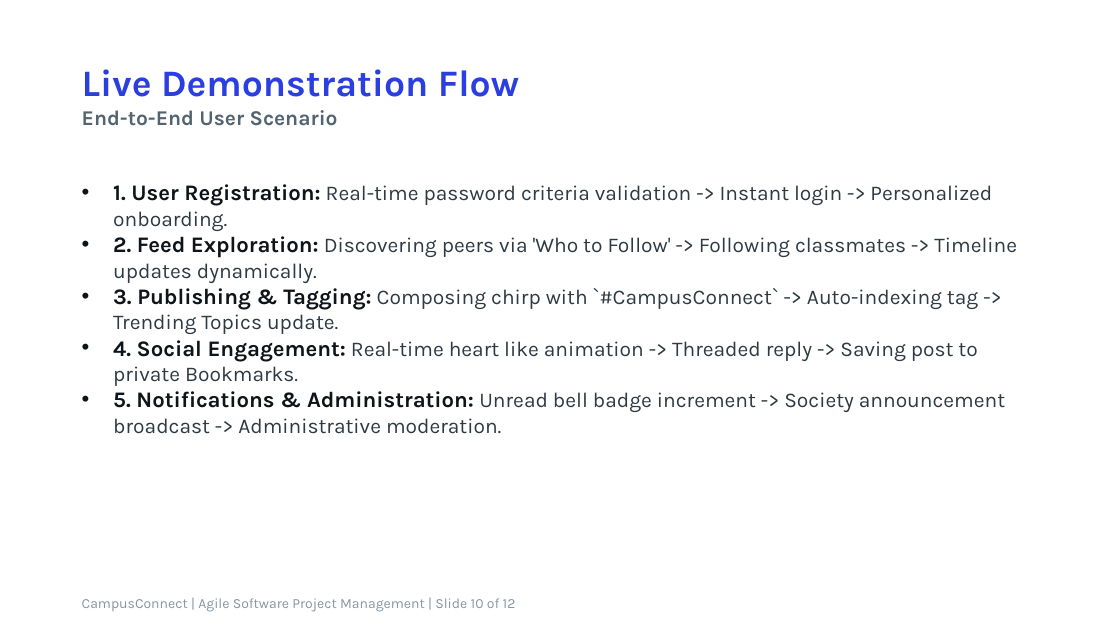
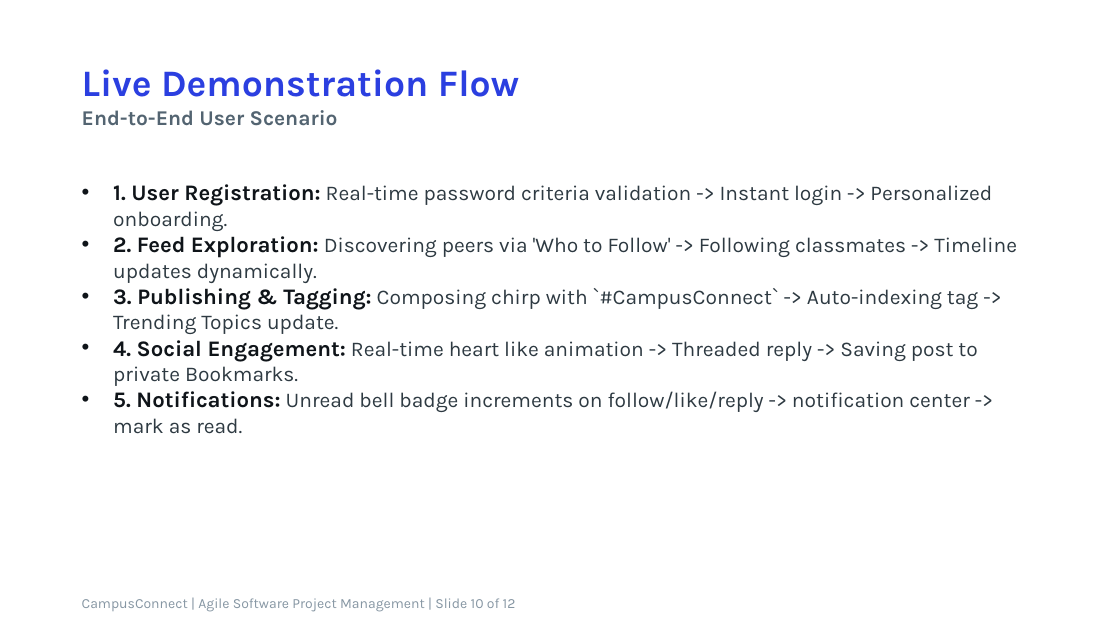
Before and after one commit to muddassir1935/ASPM-PROJECT-, a slide deck: slide 10 of AIR_Presentation.pptx. Drawn at 1120x630 pixels with LibreOffice and Linux fonts; fonts in the diff are those of the drawing. Boxes give left, top, right and bottom in pixels: in the first picture for what was removed or moved away, otherwise in the second. Text is boxed around its words. In the diff, an @@ line names an element or a change of style, - is before the commit and + after.

```diff
--- a/AIR_Presentation.pptx
+++ b/AIR_Presentation.pptx
@@ text at [113, 391, 970, 434]: text changed @@
-• 5. Notifications & Administration: Unread bell badge increment -> Society announcement broadcast -> Administrative moderation.
+• 5. Notifications: Unread bell badge increments on follow/like/reply -> notification center -> mark as read.
```
Also in this commit, not shown: 5 other slides changed, 10 other files.
